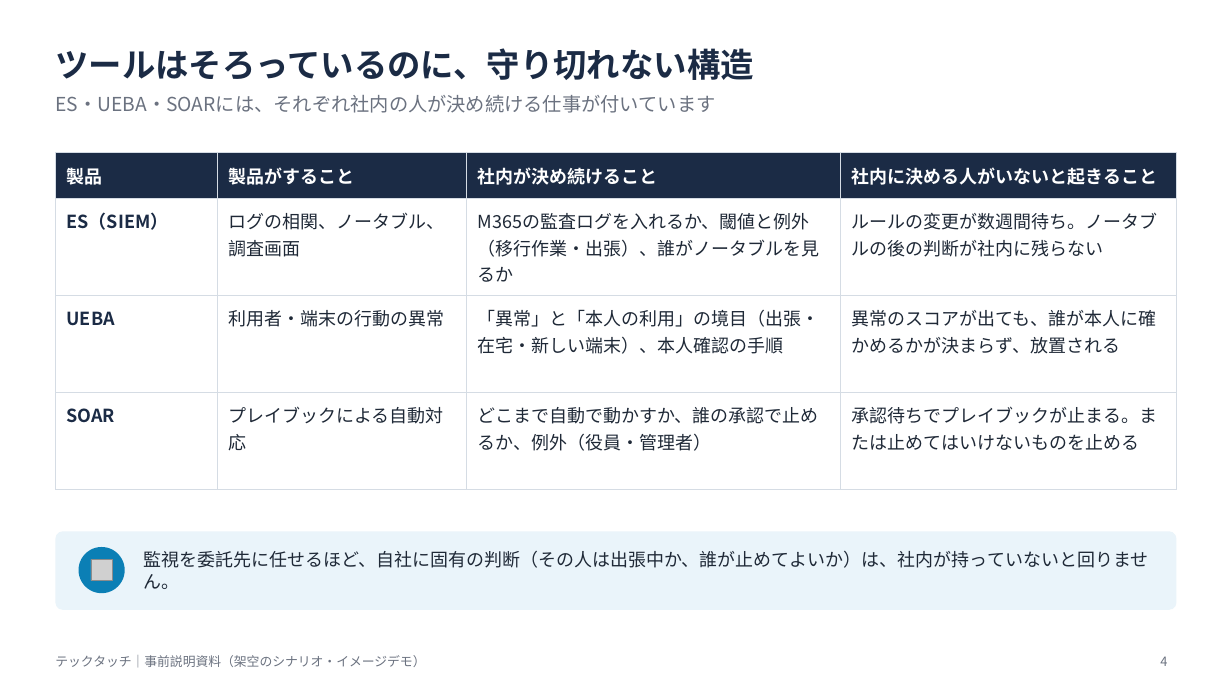
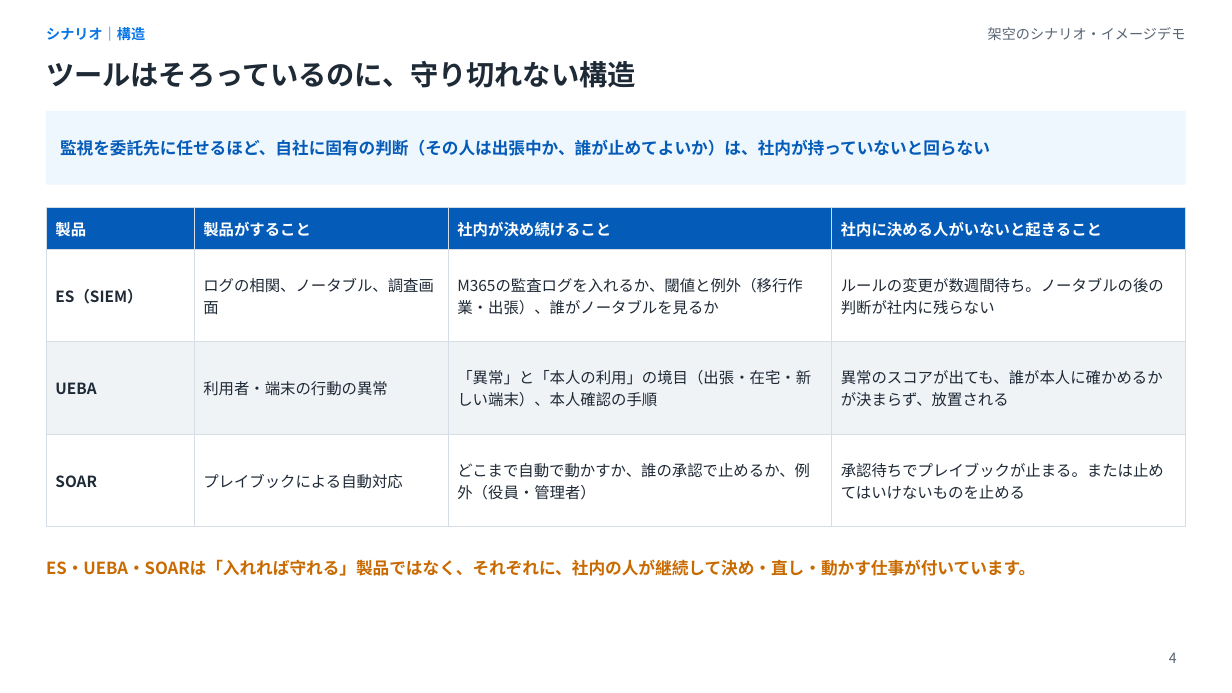
Before and after one commit to Kimurist2024/000, a slide deck: slide 4 of splunk-es-soar-techtouch-demo/slides/M365乗っ取り対応デモ_事前説明.pptx. Drawn at 1232x693 pixels with LibreOffice and Linux fonts; fonts in the diff are those of the drawing; grey boxes stand for pictures. Boxes give left, top, right and bottom in pixels: in the first picture for what was removed or moved away, otherwise in the second. Text is boxed around its words. In the diff, an @@ line names an element or a change of style, - is before the commit and + after.

```diff
--- a/splunk-es-soar-techtouch-demo/slides/M365乗っ取り対応デモ_事前説明.pptx
+++ b/splunk-es-soar-techtouch-demo/slides/M365乗っ取り対応デモ_事前説明.pptx
@@ text added at [46,26,145,41], 11 pt, text #0876E8, bold @@
+シナリオ｜構造
@@ text at [988,27,1186,40]: text changed; size 10 to 11 pt; text colour #6B7280 to #596573 @@
-テックタッチ｜事前説明資料（架空のシナリオ・イメージデモ）
+架空のシナリオ・イメージデモ
@@ title "ツールはそろっているのに、守り切れない構造": place and size @@
-title "ツールはそろっているのに、守り切れない構造" at [55,48,753,80]
+title "ツールはそろっているのに、守り切れない構造" at [46,61,636,88]
@@ title "ツールはそろっているのに、守り切れない構造" at [46,61,636,88]: size 26 to 22 pt, text colour #1B2B45 to #1F2A37 @@
@@ rectangle added at [46,111,1186,185], fill #EEF7FD @@
@@ text removed at [55,95,715,113] @@
-ES・UEBA・SOARには、それぞれ社内の人が決め続ける仕事が付いています
@@ text at [60,139,990,156]: text changed; size 14 to 13 pt; text colour #1F2937 to #055BB8; bold on @@
-監視を委託先に任せるほど、自社に固有の判断（その人は出張中か、誰が止めてよいか）は、社内が持っていないと回りません。
+監視を委託先に任せるほど、自社に固有の判断（その人は出張中か、誰が止めてよいか）は、社内が持っていないと回らない
@@ table at [46,208,1186,504] @@
@@ fill #1B2B45 to #055BB8 in row 1 @@
@@ fill #FFFFFF to none in 8 cells @@
@@ fill #FFFFFF to #F0F3F6 in row 3 @@
@@ size 14 to 12 pt @@
@@ text colour #1B2B45 to #1F2A37 in "ES（SIEM）", "UEBA", "SOAR" @@
@@ text colour #1F2937 to #1F2A37 in "ログの相関、ノータブル、調査画面", "M365の監査ログを入れるか、閾値と例外（移行作業・出張）、誰がノータブルを見るか", "ルールの変更が数週間待ち。ノータブルの後の判断が社内に残らない", "利用者・端末の行動の異常" and 5 more places @@
@@ borders changed @@
@@ table: place and size @@
-table at [55,152,1177,455]
+table at [46,208,1186,504]
@@ rounded rectangle removed at [55,531,1177,610] @@
@@ text added at [46,559,1035,576], 13 pt, text #C86A00, bold @@
+ES・UEBA・SOARは「入れれば守れる」製品ではなく、それぞれに、社内の人が継続して決め・直し・動かす仕事が付いています。
@@ ellipse removed at [79,547,125,593] @@
@@ picture removed at [91,559,112,580] @@
@@ page number: place and size @@
-page number at [1160,656,1167,666]
+page number at [1169,652,1177,663]
@@ page number at [1169,652,1177,663]: size 10 to 11 pt, text colour #6B7280 to #596573 @@
```
Also in this commit, not shown: 15 other slides changed, 3 other files.
